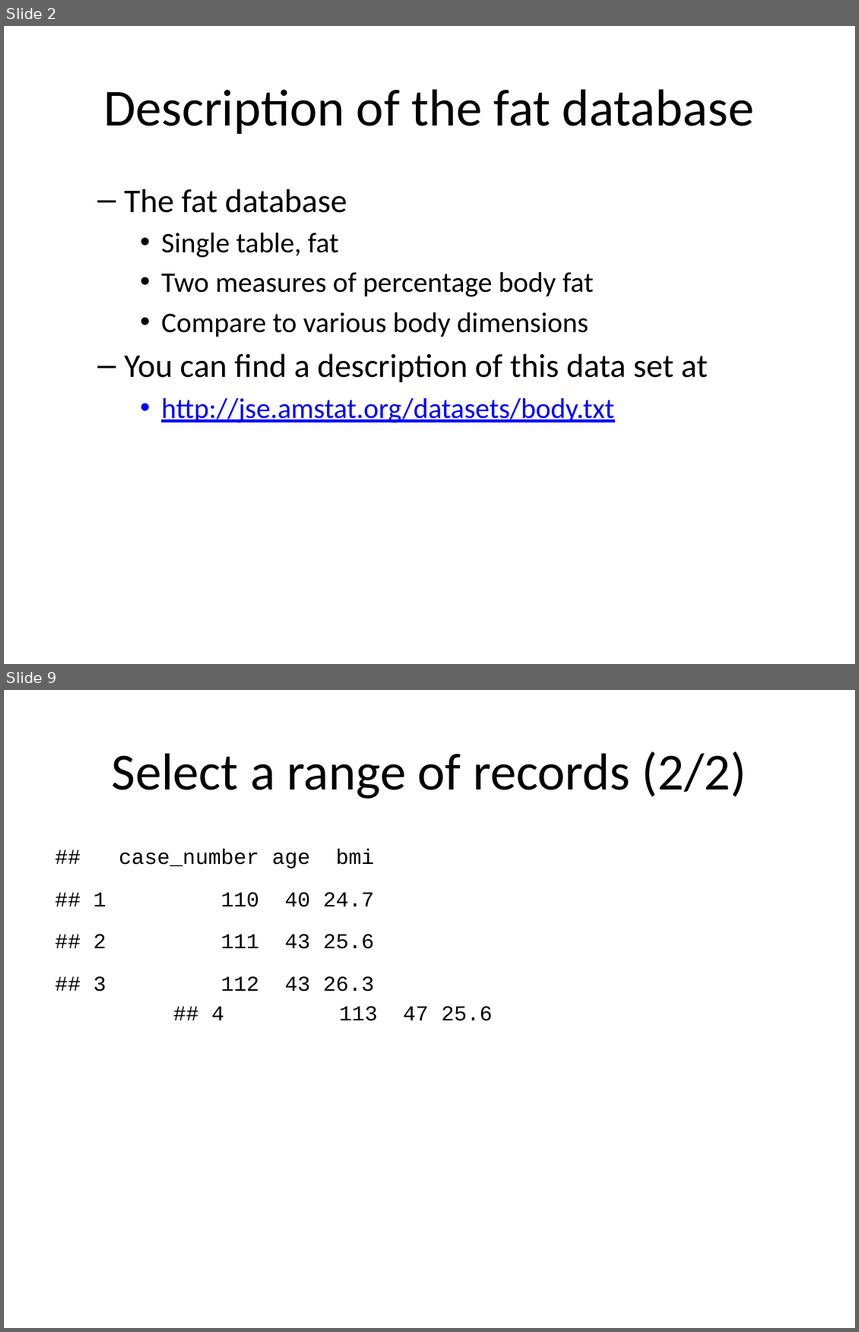
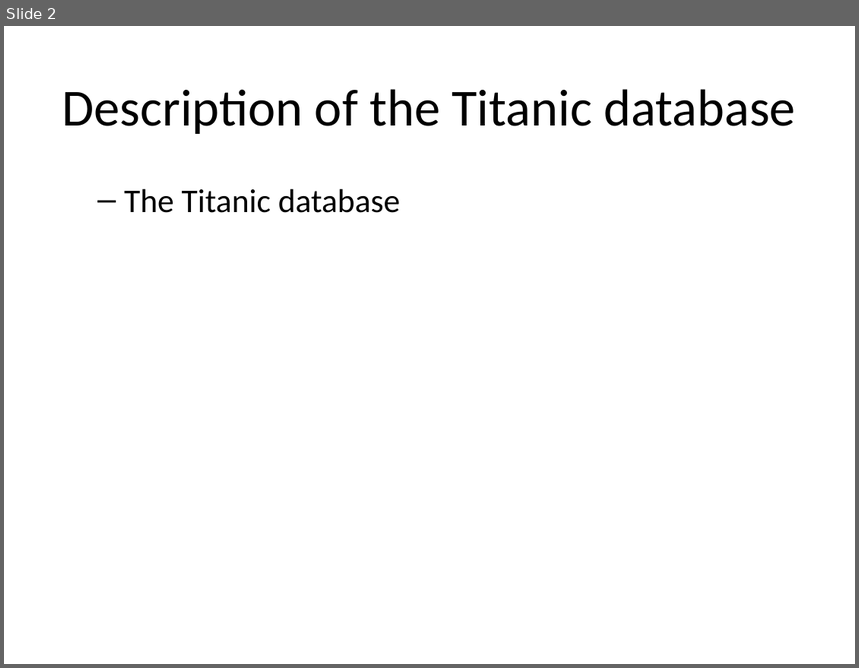
Before and after one commit to pmean/introduction-to-sql, a slide deck: src/where.pptx. Shown one above the other, each under a label of ours: slides 2 and 9 before the commit, slide 2 after it; the slides between them are not shown. The pictures are 859x1332 and 859x668 pixels, drawn with LibreOffice and Linux fonts; fonts in the diff are those of the drawing. Boxes give left, top, right and bottom in pixels: in the first picture for what was removed or moved away, otherwise in the second. Text is boxed around its words. In the diff, an @@ line names an element or a change of style, - is before the commit and + after.

```diff
--- a/src/where.pptx
+++ b/src/where.pptx
@@ slide 9 removed at [4, 690, 855, 1328], background #FFFFFF @@
@@ title removed at [112, 752, 747, 799] @@
-Select a range of records (2/2)
@@ text removed at [94, 849, 493, 1021] @@
-## case_number age bmi
-## 1 110 40 24.7
-## 2 111 43 25.6
-## 3 112 43 26.3
-## 4 113 47 25.6
@@ slide 2 changed as well @@
@@ title at [62, 89, 795, 134]: text changed @@
-Description of the fat database
+Description of the Titanic database
@@ text at [124, 189, 401, 213]: text changed; size 24 to 28 pt @@
-  – The fat database
-    • Single table, fat
-    • Two measures of percentage body fat
-    • Compare to various body dimensions
-  – You can find a description of this data set at
-    • http://jse.amstat.org/datasets/body.txt
+  – The Titanic database
```
Also in this commit, not shown: 3 other slides changed, 34 other slides removed, 3 other files.
